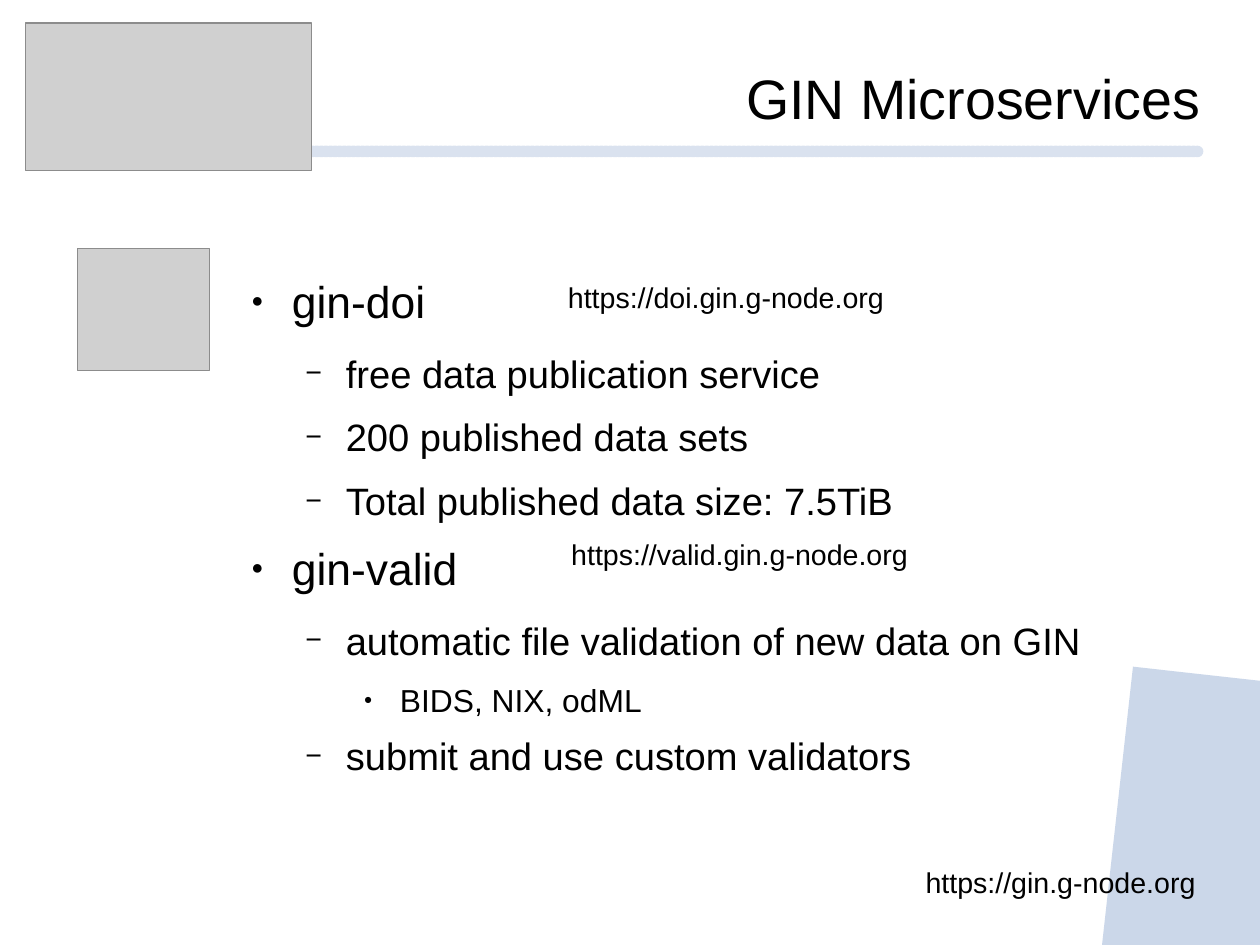
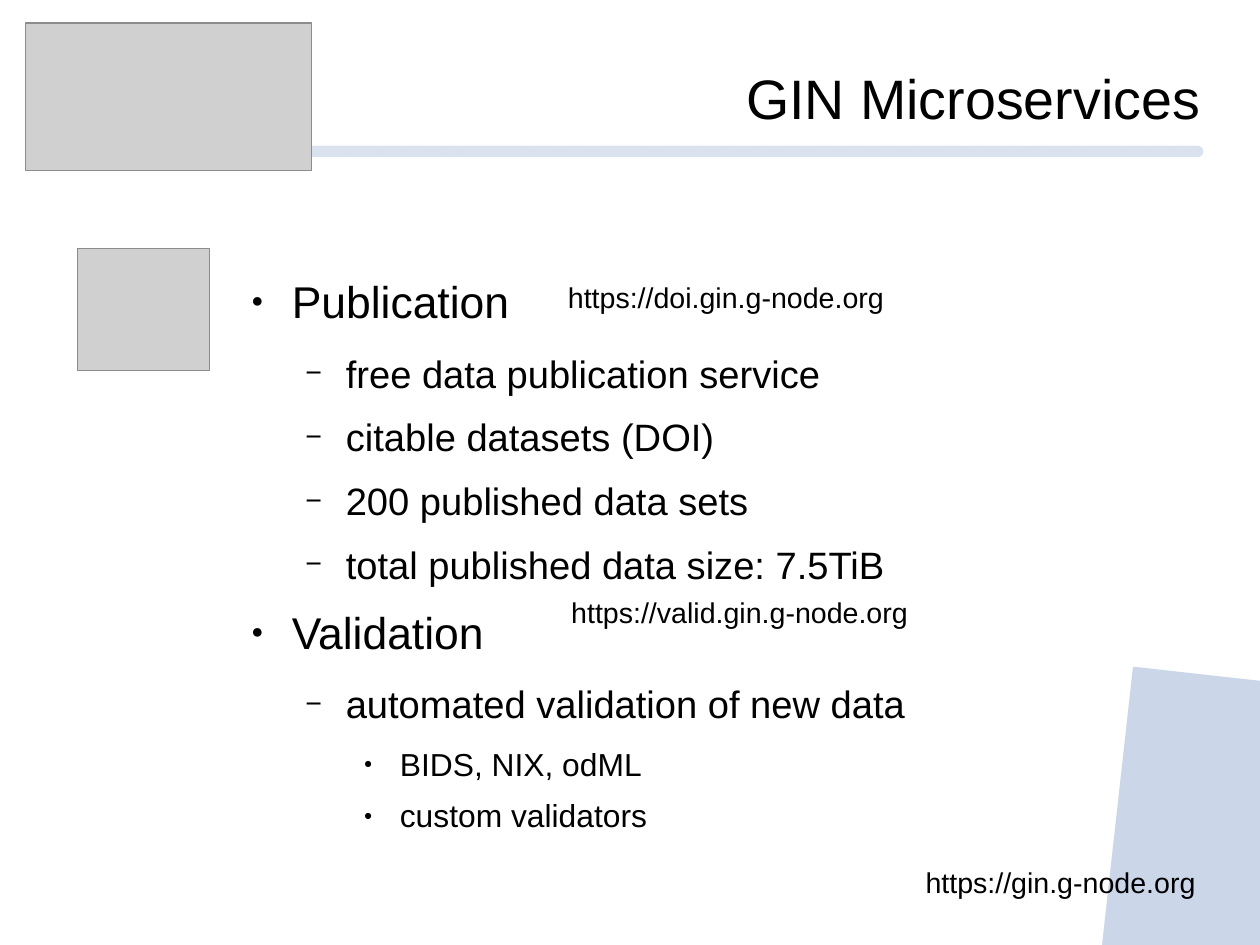
Before and after one commit to mpsonntag/prespost, a slide deck: slide 6 of 202109_BCCN_online/202109_BCCN_Online_conference.odp. Drawn at 1260x945 pixels with LibreOffice and Linux fonts; fonts in the diff are those of the drawing; grey boxes stand for pictures; background and template pictures are left out. Boxes give left, top, right and bottom in pixels: in the first picture for what was removed or moved away, otherwise in the second. Text is boxed around its words. In the diff, an @@ line names an element or a change of style, - is before the commit and + after.

```diff
--- a/202109_BCCN_online/202109_BCCN_Online_conference.odp
+++ b/202109_BCCN_online/202109_BCCN_Online_conference.odp
@@ text at bbox=[292, 285, 509, 319]: text changed @@
-● gin-doi
+● Publication
@@ text at bbox=[346, 423, 714, 459]: paragraph added @@
+  − citable datasets (DOI)
@@ text at bbox=[292, 551, 905, 719]: text changed @@
-  − Total published data size: 7.5TiB
-● gin-valid
-  − automatic file validation of new data on GIN
+  − total published data size: 7.5TiB
+● Validation
+  − automated validation of new data
@@ text "https://valid.gin.g-node.org": place and size @@
-text "https://valid.gin.g-node.org" at bbox=[571, 544, 908, 571]
+text "https://valid.gin.g-node.org" at bbox=[571, 602, 908, 629]
@@ text at bbox=[400, 804, 647, 828]: text changed; size 24 to 20 pt @@
-  − submit and use custom validators
+    ● custom validators
```
Also in this commit, not shown: 7 other slides changed, 1 other file.
